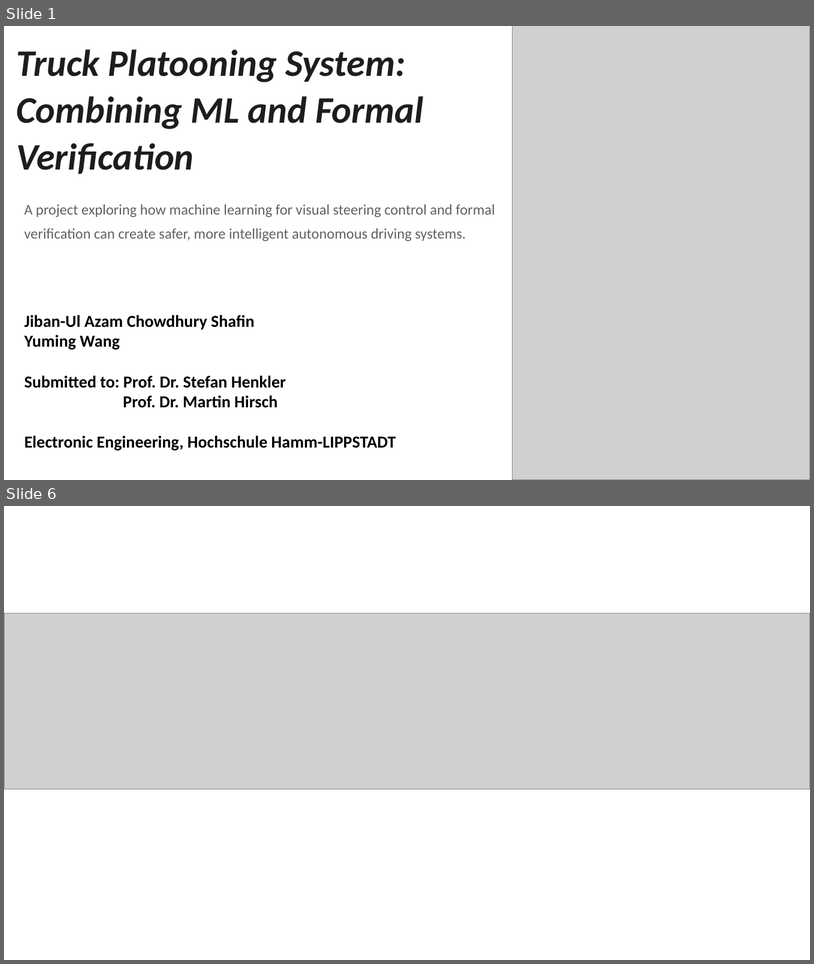
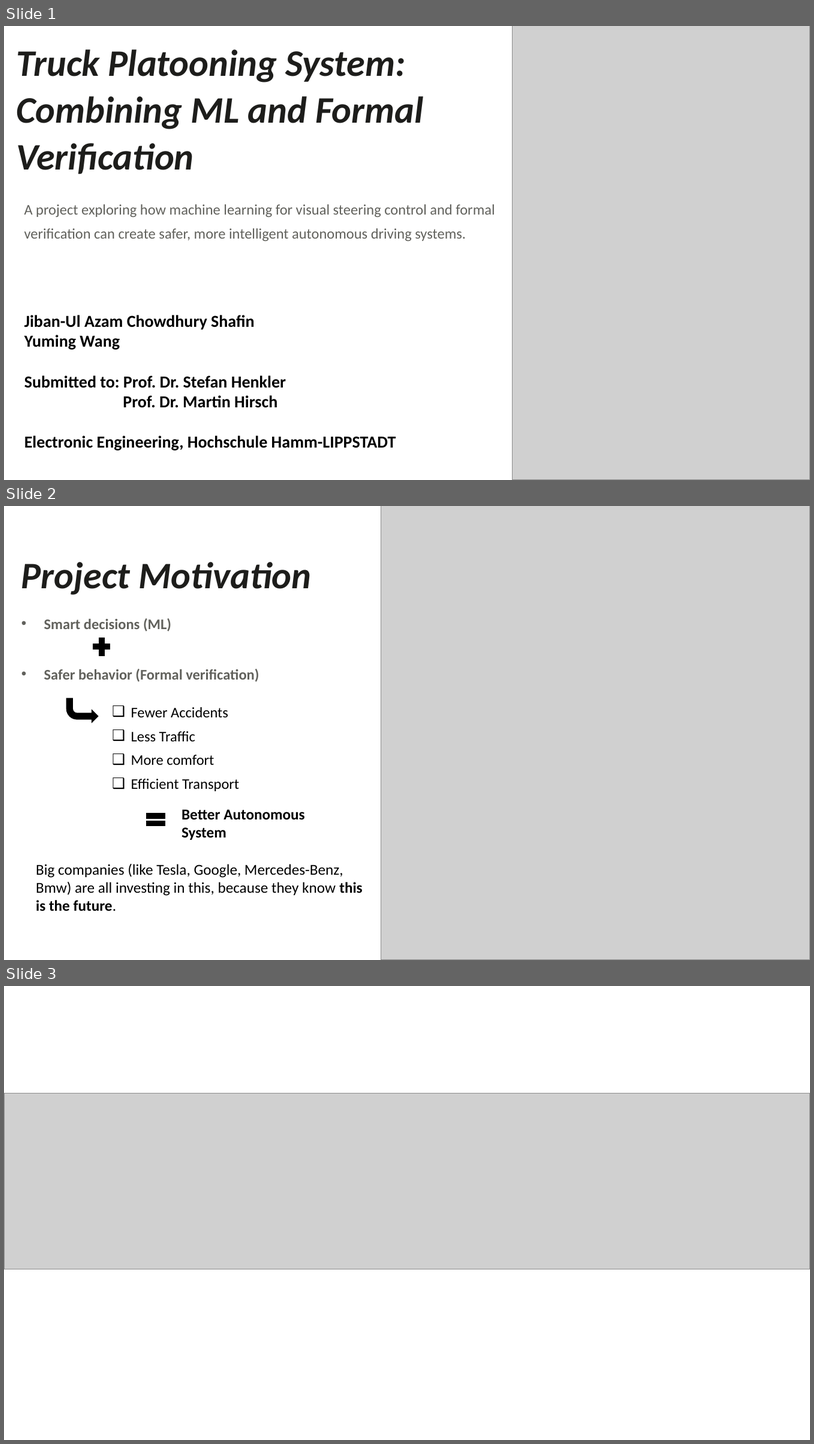
Before and after one commit to JAShafin/SS2025_Autonomous_A-GroupE, a slide deck: PresentationAS1_final.pptx. Shown one above the other, each under a label of ours: slides 1 and 6 before the commit, slides 1, 2 and 3 after it; the slides between them are not shown. The pictures are 814x964 and 814x1444 pixels, drawn with LibreOffice and Linux fonts; fonts in the diff are those of the drawing; grey boxes stand for pictures. Boxes give left, top, right and bottom in pixels: in the first picture for what was removed or moved away, otherwise in the second. Text is boxed around its words. In the diff, an @@ line names an element or a change of style, - is before the commit and + after.

```diff
--- a/PresentationAS1_final.pptx
+++ b/PresentationAS1_final.pptx
@@ slide 2 added at box(4, 506, 810, 960), background #FFFFFF @@
@@ picture added at box(381, 506, 810, 960) @@
@@ text added at box(21, 562, 311, 595), 44.5 pt, text #1D1D1B, bold, italic @@
+Project Motivation
@@ text added at box(44, 618, 171, 631), 17.5 pt, text #61615C, bold @@
+• Smart decisions (ML)
@@ plus sign added at box(90, 634, 113, 658), fill #000000, outline #000000 1 pt @@
@@ text added at box(44, 669, 259, 682), 17.5 pt, text #61615C, bold @@
+• Safer behavior (Formal verification)
@@ bent arrow added at box(67, 699, 98, 722), fill #000000, outline #000000 1 pt @@
@@ text added at box(131, 707, 239, 791), 17.5 pt, text #000000 @@
+❑ Fewer Accidents
+❑ Less Traffic
+❑ More comfort
+❑ Efficient Transport
@@ math equal added at box(143, 809, 168, 830), fill #000000, outline #000000 1 pt @@
@@ text added at box(182, 809, 305, 840), 18 pt, text #000000, bold @@
+Better Autonomous System
@@ text added at box(36, 863, 362, 911), 18 pt, text #000000 @@
+Big companies (like Tesla, Google, Mercedes-Benz, Bmw) are all investing in this, because they know this is the future.
@@ what was slide 6 is now slide 3 @@
```
Also in this commit, not shown: 3 slides changed, 1 slide removed.
